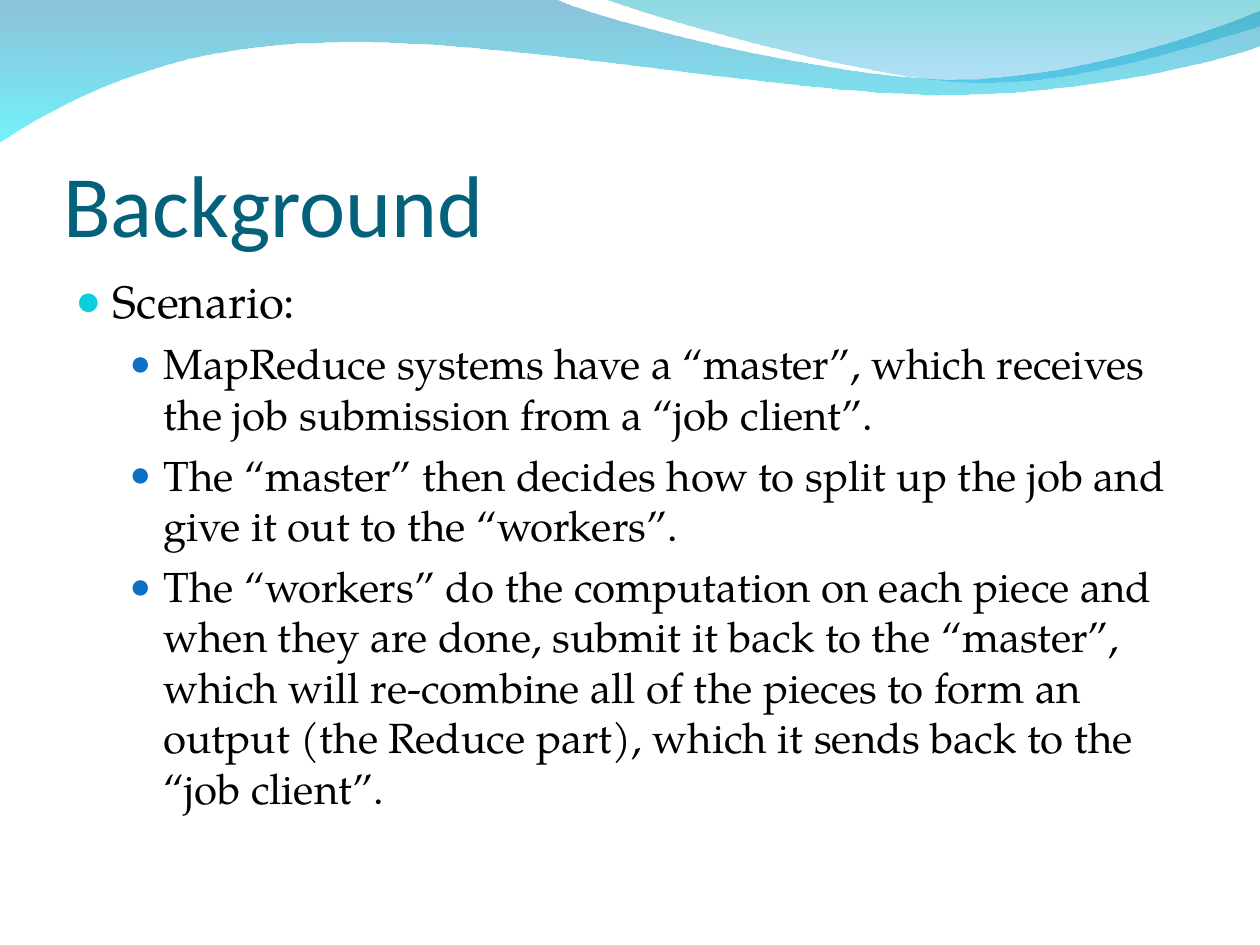
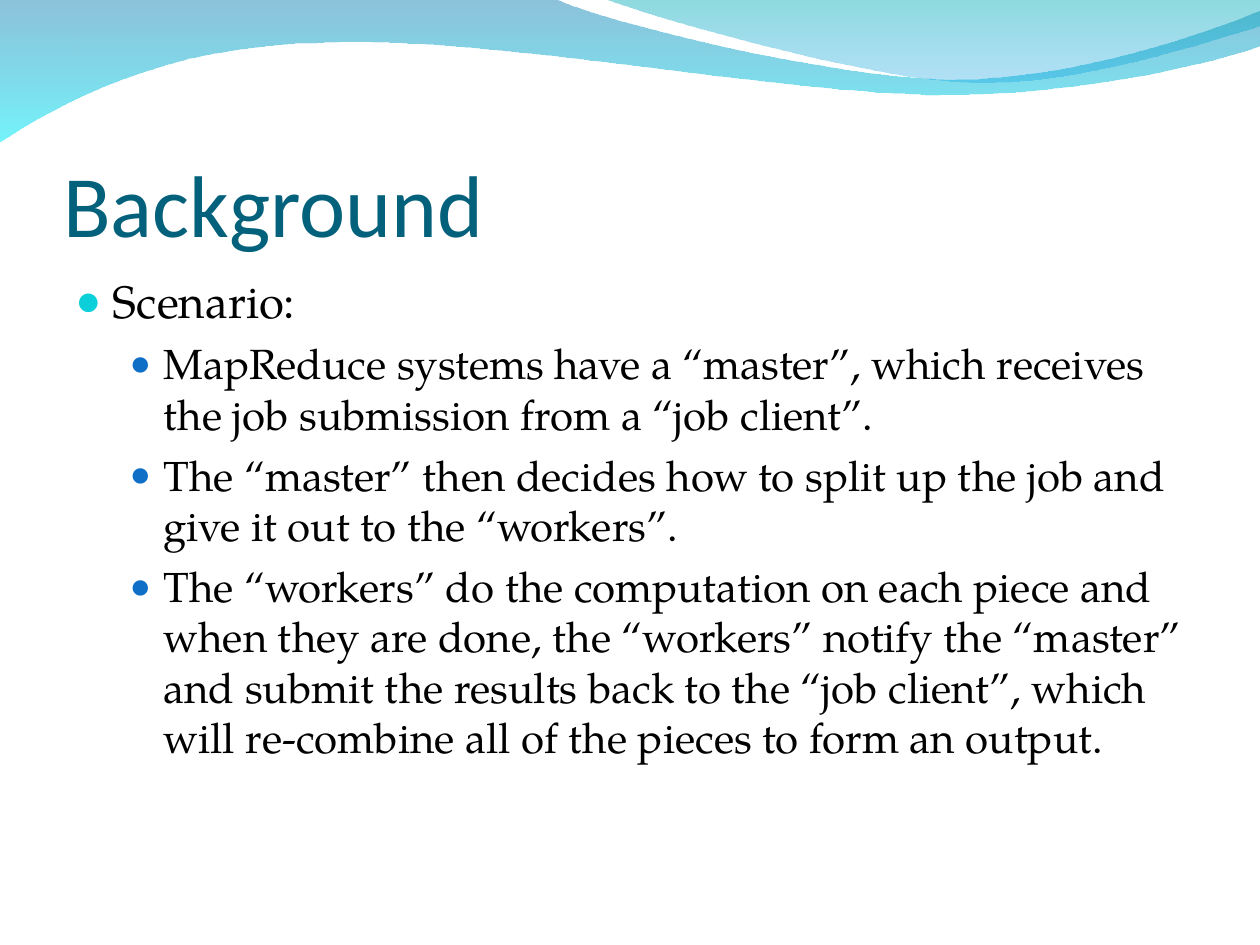
Before and after one commit to osecki/cs647, a slide deck: slide 9 of Documentation/Final Paper and Slides/MapReduce Final Presentation.ppt. Drawn at 1260x945 pixels with LibreOffice and Linux fonts; fonts in the diff are those of the drawing; background and template pictures are left out. Boxes give left, top, right and bottom in pixels: in the first picture for what was removed or moved away, otherwise in the second. Text is boxed around its words. In the diff, an @@ line names an element or a change of style, - is before the commit and + after.

```diff
--- a/Documentation/Final Paper and Slides/MapReduce Final Presentation.ppt
+++ b/Documentation/Final Paper and Slides/MapReduce Final Presentation.ppt
@@ text at (164, 571, 1181, 765): text changed @@
-  ● The “workers” do the computation on each piece and when they are done, submit it back to the “master”, which will re-combine all of the pieces to form an output (the Reduce part), which it sends back to the “job client”.
+  ● The “workers” do the computation on each piece and when they are done, the “workers” notify the “master” and submit the results back to the “job client”, which will re-combine all of the pieces to form an output.
```
Also in this commit, not shown: 2 other slides changed, 1 slide added, 1 slide removed.
